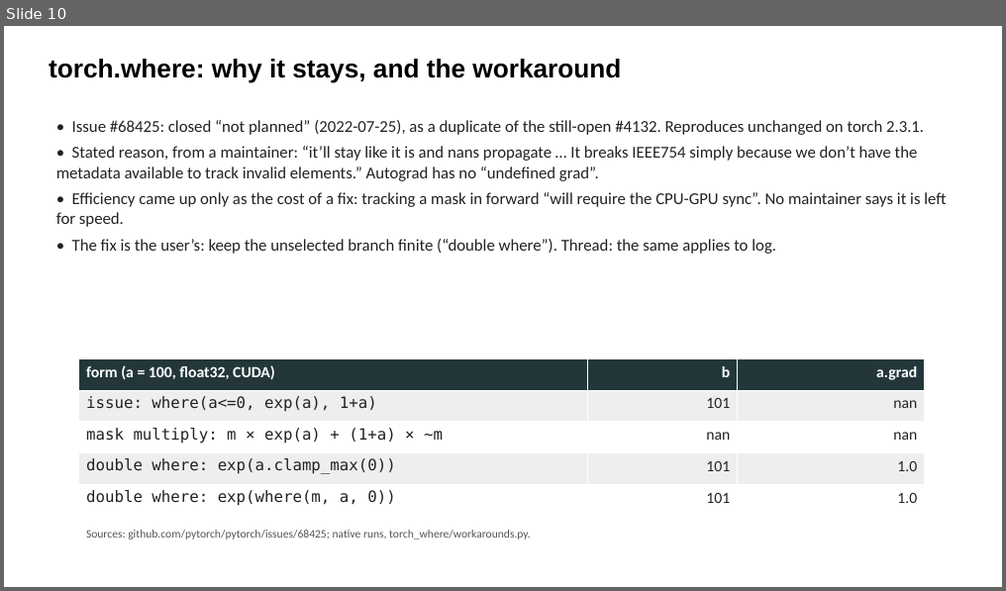
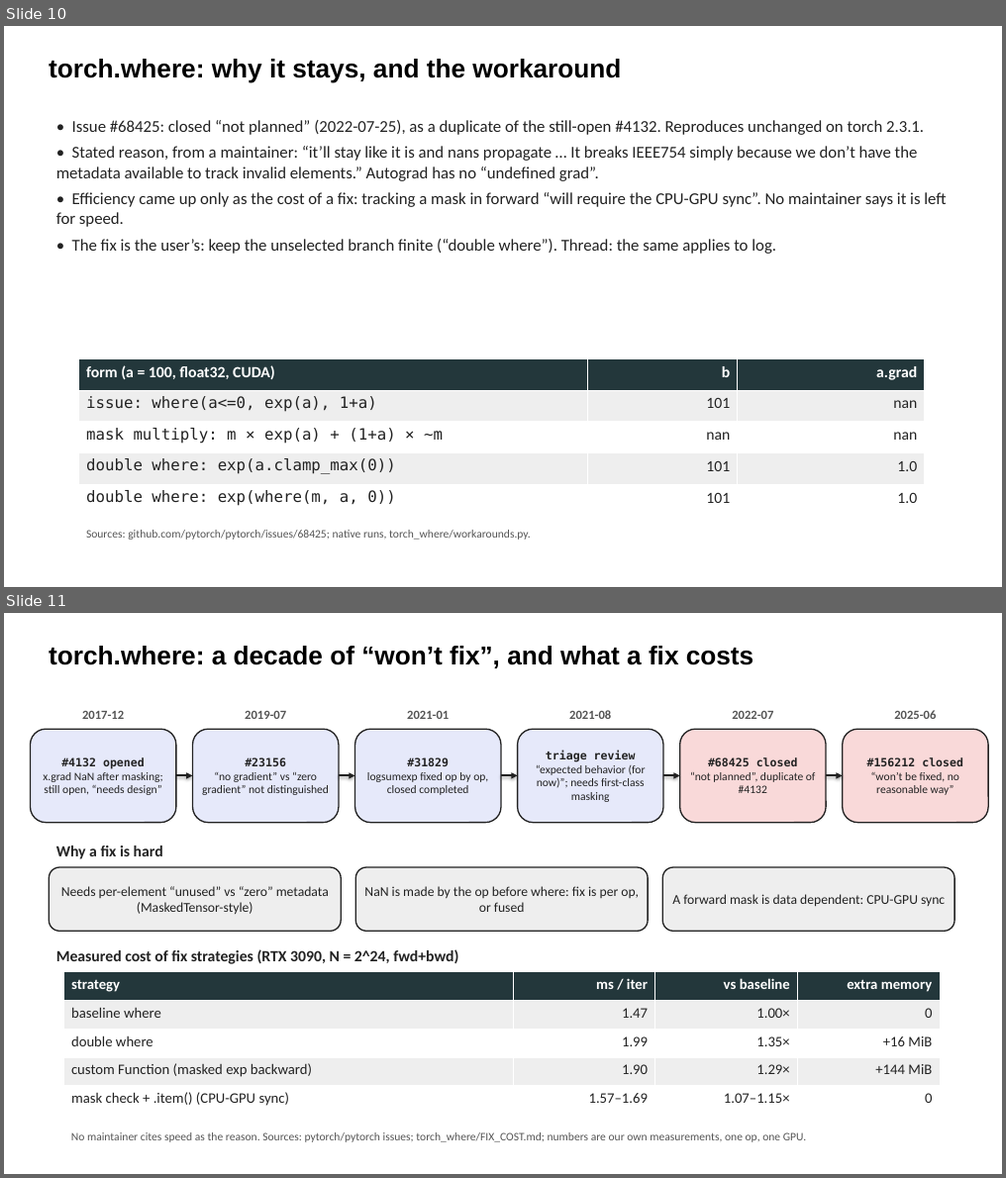
Before and after one commit to parfloat/SC26-Tutorial, a slide deck: lu_solve_gpu/LU_Slides.pptx. Shown one above the other, each under a label of ours: slide 10 before the commit, slides 10 and 11 after it. The pictures are 1006x591 and 1006x1178 pixels, drawn with LibreOffice and Linux fonts; fonts in the diff are those of the drawing. Boxes give left, top, right and bottom in pixels: in the first picture for what was removed or moved away, otherwise in the second. Text is boxed around its words. In the diff, an @@ line names an element or a change of style, - is before the commit and + after.

```diff
--- a/lu_solve_gpu/LU_Slides.pptx
+++ b/lu_solve_gpu/LU_Slides.pptx
@@ slide 11 added at box(4, 613, 1002, 1174), background #FFFFFF @@
@@ text added at box(49, 646, 753, 668), 25 pt, text #000000, bold @@
+torch.where: a decade of “won’t fix”, and what a fix costs
@@ rounded rectangle added at box(30, 729, 176, 823), fill #E6E9FA, outline #222222 1.25 pt, 11 pt, text #222222 @@
+#4132 opened
+x.grad NaN after masking; still open, “needs design”
@@ text added at box(82, 711, 124, 719), 12 pt, text #555555, bold @@
+2017-12
@@ rounded rectangle added at box(193, 729, 339, 823), fill #E6E9FA, outline #222222 1.25 pt, 11 pt, text #222222 @@
+#23156
+“no gradient” vs “zero gradient” not distinguished
@@ text added at box(245, 711, 286, 719), 12 pt, text #555555, bold @@
+2019-07
@@ rounded rectangle added at box(355, 729, 501, 823), fill #E6E9FA, outline #222222 1.25 pt, 11 pt, text #222222 @@
+#31829
+logsumexp fixed op by op, closed completed
@@ text added at box(407, 711, 449, 719), 12 pt, text #555555, bold @@
+2021-01
@@ rounded rectangle added at box(518, 729, 663, 823), fill #E6E9FA, outline #222222 1.25 pt, 11 pt, text #222222 @@
+triage review
+“expected behavior (for now)”; needs first-class masking
@@ text added at box(569, 710, 611, 719), 12 pt, text #555555, bold @@
+2021-08
@@ rounded rectangle added at box(680, 729, 826, 823), fill #F9D9D9, outline #222222 1.25 pt, 11 pt, text #222222 @@
+#68425 closed
+“not planned”, duplicate of #4132
@@ text added at box(732, 711, 773, 719), 12 pt, text #555555, bold @@
+2022-07
@@ rounded rectangle added at box(843, 729, 988, 823), fill #F9D9D9, outline #222222 1.25 pt, 11 pt, text #222222 @@
+#156212 closed
+“won’t be fixed, no reasonable way”
@@ text added at box(894, 710, 936, 719), 12 pt, text #555555, bold @@
+2025-06
@@ arrow added from (176, 775) to (193, 775), #222222 1.75 pt @@
@@ arrow added from (339, 775) to (355, 775), #222222 1.75 pt @@
@@ arrow added from (501, 775) to (518, 775), #222222 1.75 pt @@
@@ arrow added from (663, 775) to (680, 775), #222222 1.75 pt @@
@@ arrow added from (826, 775) to (843, 775), #222222 1.75 pt @@
@@ text added at box(56, 846, 163, 860), 15 pt, text #222222, bold @@
+Why a fix is hard
@@ rounded rectangle added at box(49, 867, 341, 931), fill #EEEEEE, outline #222222 1.25 pt, 13 pt, text #222222 @@
+Needs per-element “unused” vs “zero” metadata (MaskedTensor-style)
@@ rounded rectangle added at box(355, 867, 648, 931), fill #EEEEEE, outline #222222 1.25 pt, 13 pt, text #222222 @@
+NaN is made by the op before where: fix is per op, or fused
@@ rounded rectangle added at box(662, 867, 954, 931), fill #EEEEEE, outline #222222 1.25 pt, 13 pt, text #222222 @@
+A forward mask is data dependent: CPU-GPU sync
@@ text added at box(56, 950, 458, 964), 15 pt, text #222222, bold @@
+Measured cost of fix strategies (RTX 3090, N = 2^24, fwd+bwd)
@@ table added at box(63, 972, 940, 1115), 5 rows, 4 columns @@
+strategy | ms / iter | vs baseline | extra memory
+baseline where | 1.47 | 1.00× | 0
+double where | 1.99 | 1.35× | +16 MiB
+custom Function (masked exp backward) | 1.90 | 1.29× | +144 MiB
+mask check + .item() (CPU-GPU sync) | 1.57–1.69 | 1.07–1.15× | 0
@@ text added at box(71, 1133, 806, 1143), 11 pt, text #555555 @@
+No maintainer cites speed as the reason. Sources: pytorch/pytorch issues; torch_where/FIX_COST.md; numbers are our own measurements, one op, one GPU.
```
Also in this commit, not shown: 4 other files.
